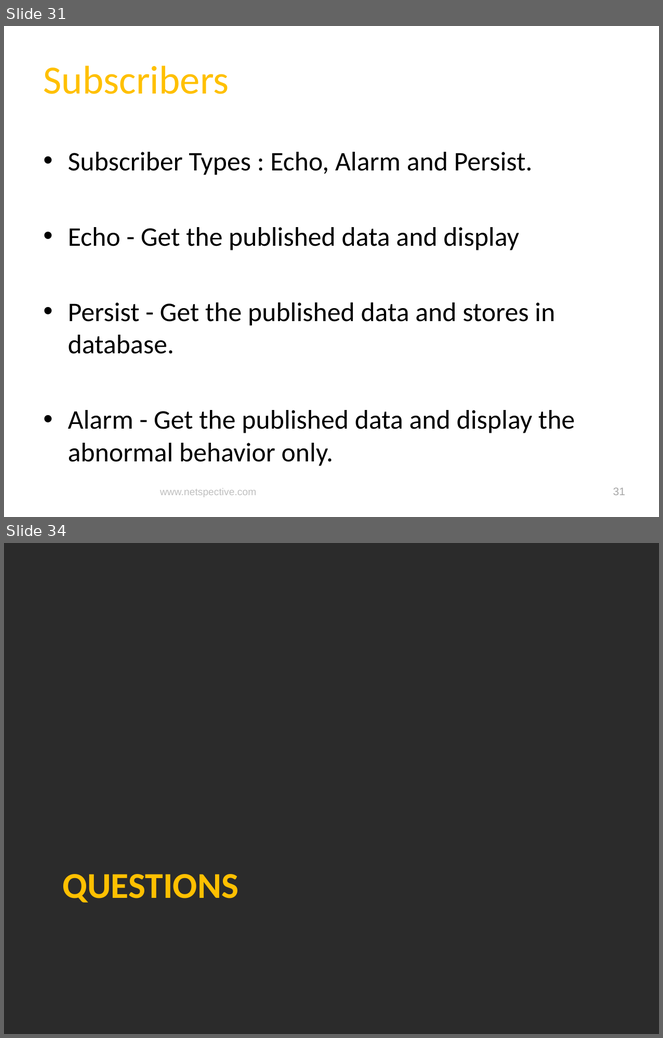
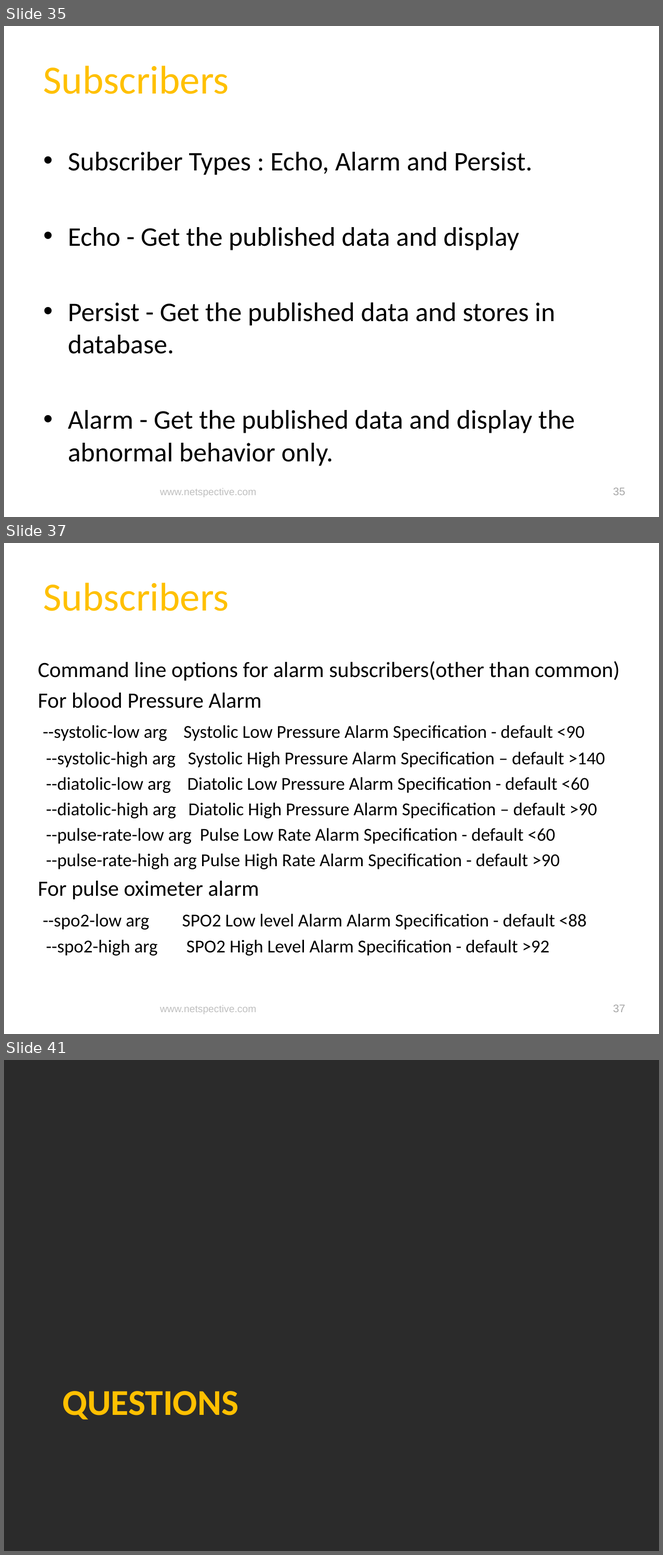
Before and after one commit to netspective/fluent, a slide deck: support/documents/Covidien Gateway Prototype Project Status and Plan.pptx. Shown one above the other, each under a label of ours: slides 31 and 34 before the commit, slides 35, 37 and 41 after it; the slides between them are not shown. The pictures are 663x1038 and 663x1555 pixels, drawn with LibreOffice and Linux fonts; fonts in the diff are those of the drawing; background and template pictures are left out; a plain dark background stands for a picture behind light text. Boxes give left, top, right and bottom in pixels: in the first picture for what was removed or moved away, otherwise in the second. Text is boxed around its words. In the diff, an @@ line names an element or a change of style, - is before the commit and + after.

```diff
--- a/support/documents/Covidien Gateway Prototype Project Status and Plan.pptx
+++ b/support/documents/Covidien Gateway Prototype Project Status and Plan.pptx
@@ slide 37 added at [4,543,659,1034], background picture (left out); not listed: 2 template elements that a slide beside it also shows @@
@@ title added at [44,583,229,611], 44 pt, text #FFC000 @@
+Subscribers
@@ text added at [38,661,620,956], 20 pt, text #000000 @@
+Command line options for alarm subscribers(other than common)
+For blood Pressure Alarm
+--systolic-low arg Systolic Low Pressure Alarm Specification - default <90
+--systolic-high arg Systolic High Pressure Alarm Specification – default >140
+--diatolic-low arg Diatolic Low Pressure Alarm Specification - default <60
+--diatolic-high arg Diatolic High Pressure Alarm Specification – default >90
+--pulse-rate-low arg Pulse Low Rate Alarm Specification - default <60
+--pulse-rate-high arg Pulse High Rate Alarm Specification - default >90
+For pulse oximeter alarm
+--spo2-low arg SPO2 Low level Alarm Alarm Specification - default <88
+--spo2-high arg SPO2 High Level Alarm Specification - default >92
@@ what was slide 31 is now slide 35 @@
@@ page number at [613,488,625,496]: text changed @@
-31
+35
@@ what was slide 34 is now slide 41 @@
```
Also in this commit, not shown: 8 slides changed, 7 other slides added, 1 slide removed.
